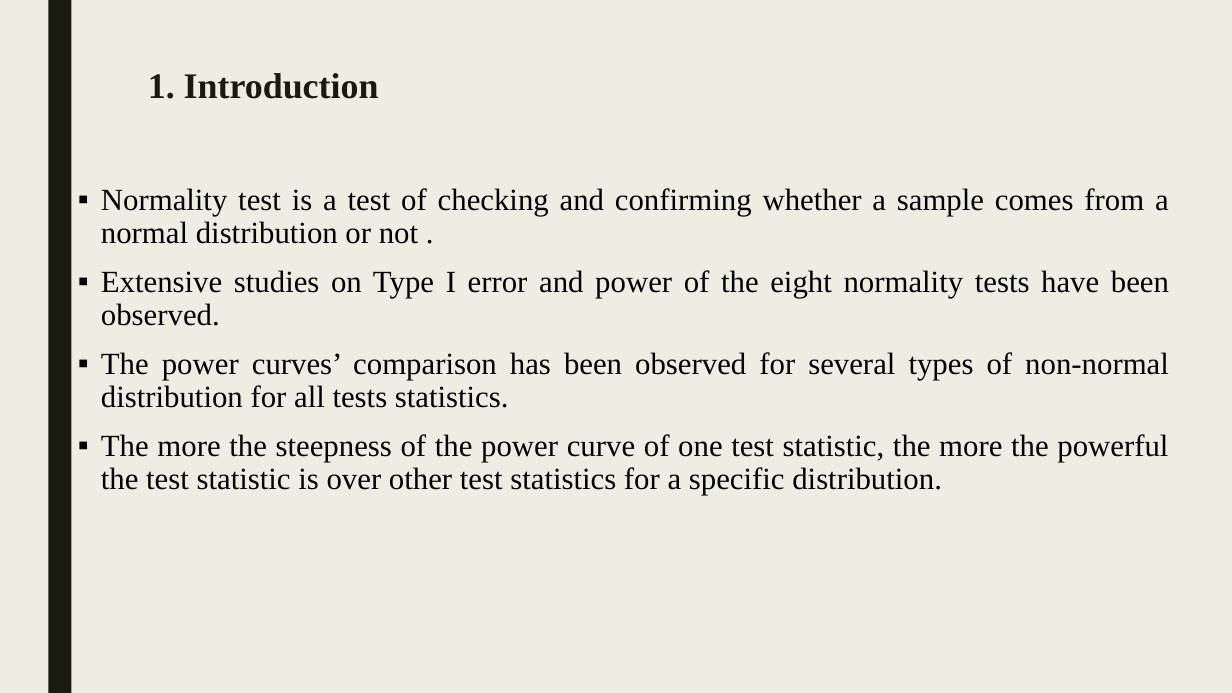
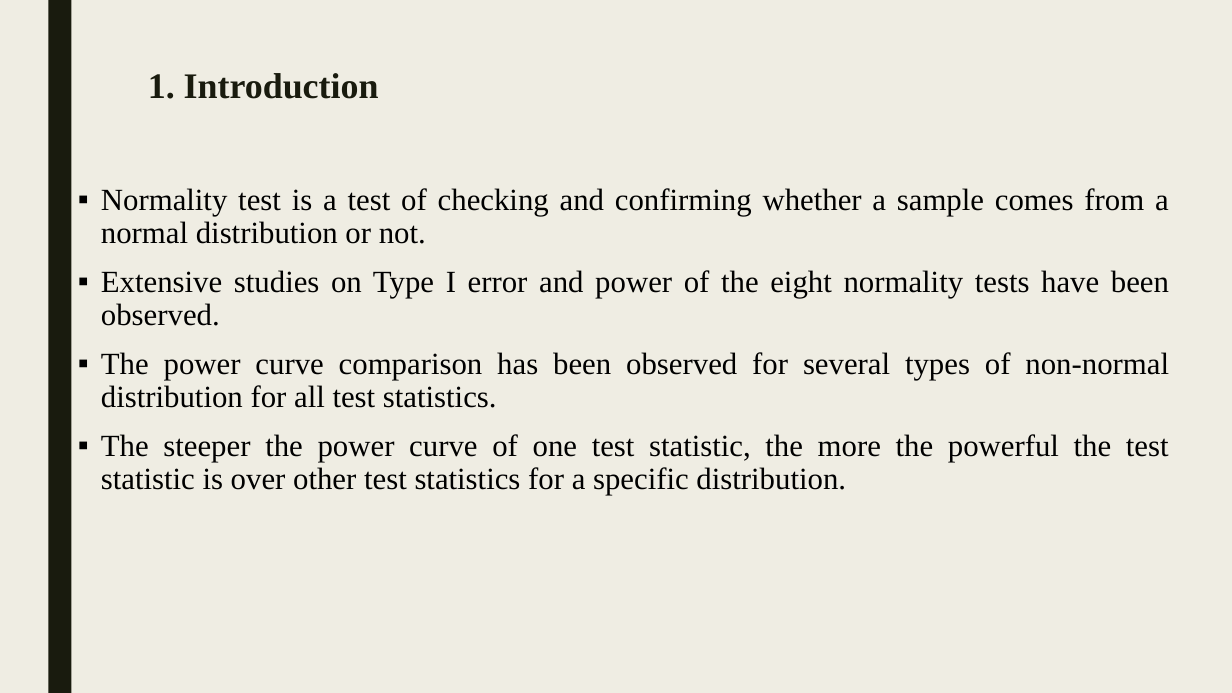
Before and after one commit to godseykj/ComputingProject-MATH6570, a slide deck: slide 4 of NormalityTests.pptx. Drawn at 1232x693 pixels with LibreOffice and Linux fonts; fonts in the diff are those of the drawing. Boxes give left, top, right and bottom in pixels: in the first picture for what was removed or moved away, otherwise in the second. Text is boxed around its words. In the diff, an @@ line names an element or a change of style, - is before the commit and + after.

Commit message:
fixed typos

```diff
--- a/NormalityTests.pptx
+++ b/NormalityTests.pptx
@@ text at [101, 188, 1169, 244]: spaces changed @@
-▪ Normality test is a test of checking and confirming whether a sample comes from a normal distribution or not .
+▪ Normality test is a test of checking and confirming whether a sample comes from a normal distribution or not.
@@ text at [101, 352, 1169, 495]: text changed @@
-▪ The power curves’ comparison has been observed for several types of non-normal distribution for all tests statistics.
-▪ The more the steepness of the power curve of one test statistic, the more the powerful the test statistic is over other test statistics for a specific distribution.
+▪ The power curve comparison has been observed for several types of non-normal distribution for all test statistics.
+▪ The steeper the power curve of one test statistic, the more the powerful the test statistic is over other test statistics for a specific distribution.
```
Also in this commit, not shown: 6 other slides changed.
